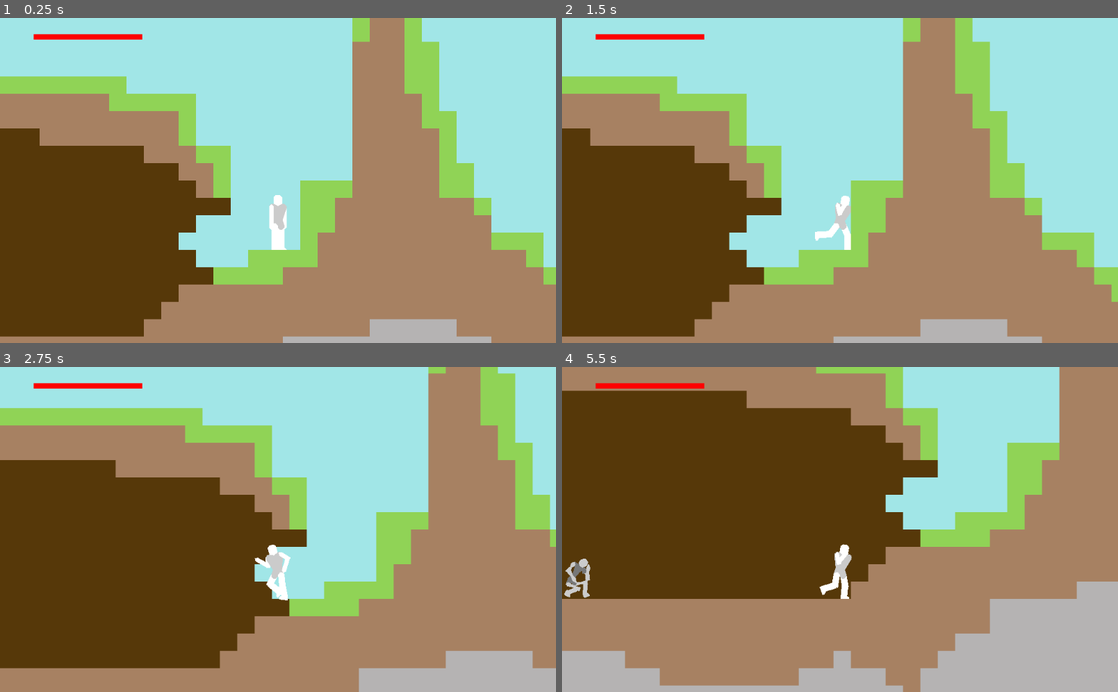
Above: before the commit, frames 1-4 (two rows, left to right).
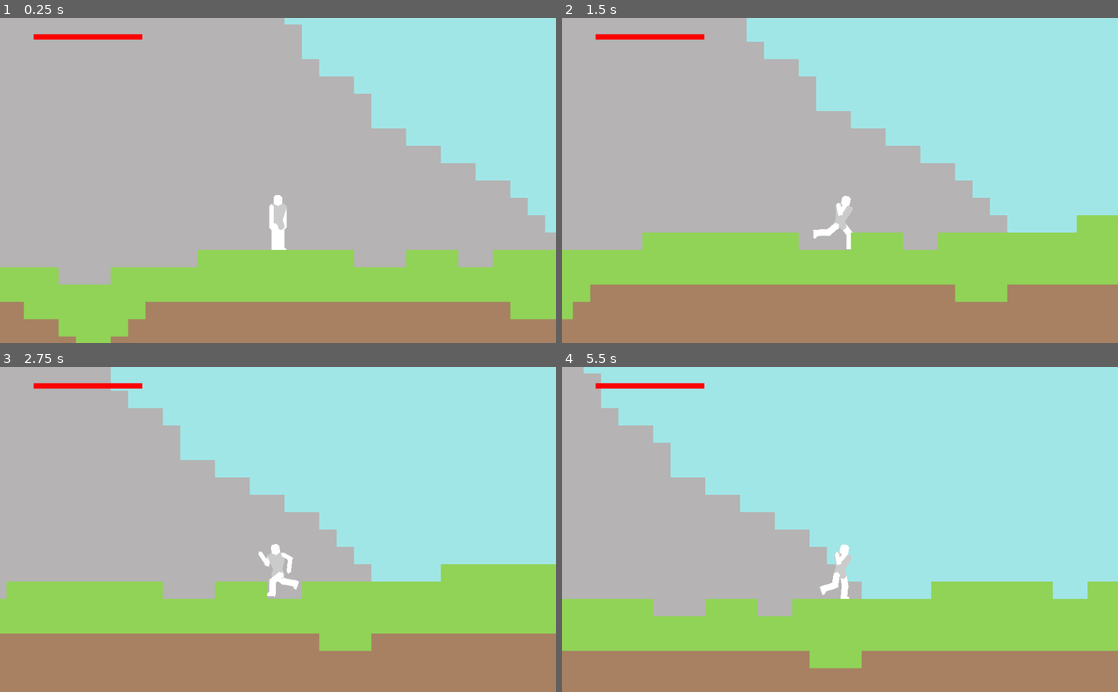
Above: after the commit, the same moments.

Repository: DarknessCatt/Lost-Soul
Game: Godot game, scene res://Maps/Prototype_Mountain/Prototype_Mountain.tscn
Two runs of this game, one before a commit and one after it. Both use one fixed random seed, a clock stepped at 60 frames per second and the inputs below. The project has no main scene, so this scene is started directly.
Inputs:
- Up to frame 1 (0.25 s): no input
- Up to frame 2 (1.5 s): tap Enter at 0.5 s; hold C (hero_attack) 0.53-1.28 s; hold Right (hero_right) from 0.53 s (still down); tap Z (hero_jump) at 0.77 s; tap D (hero_heart) at 1.35 s
- Up to frame 3 (2.75 s): tap Z (hero_jump) at 1.52 s; release Right (hero_right) at 2.03 s; hold Left (hero_left) from 2.03 s (still down); hold C (hero_attack) from 2.03 s (still down)
- Up to frame 4 (5.5 s): release Left (hero_left) at 2.78 s; release C (hero_attack) at 2.78 s; hold Right (hero_right) 2.78-4.28 s; tap D (hero_heart) at 2.85, 4.35 s; tap Z (hero_jump) at 3.02, 3.77, 4.52 s; hold C (hero_attack) 3.53-4.28 s; hold Left (hero_left) 4.28-5.03 s; hold Right (hero_right) from 5.03 s (still down); hold C (hero_attack) from 5.03 s (still down)

The runs differ from the first frame. In frame 1, 78% of the frame differs, in the area x 0-100%, y 0-100%; in frame 2, 66%; in frame 3, 69%; in frame 4, 85%.

Commit message:
Arena And Boss Finished

Diff:
--- a/Lost_Soul/Entities/Arena/Arena.gd
+++ b/Lost_Soul/Entities/Arena/Arena.gd
@@ -24,3 +24,31 @@
 
 func _ready():
 	self.hide()
+
+func _restart():
+	self.hide()
+
+	self.triggered = false
+	$Trigger.call_deferred("set", "monitoring", true)
+
+	$Placeholder_White.set_collision_layer_bit(4, false)
+
+	var player_cam : Camera2D = player.get_node("Camera2D")
+
+	player_cam.show()
+	player_cam.current = true
+	player_cam.position = Vector2(0,-75)
+
+func _ended():
+	self.hide()
+	$Placeholder_White.set_collision_layer_bit(4, false)
+
+	var player_cam : Camera2D = player.get_node("Camera2D")
+
+	player_cam.show()
+	player_cam.current = true
+	player_cam.global_position = $Arena_Camera.global_position
+	$Tween.interpolate_property(player_cam, "position",
+							   player_cam.position, Vector2(0,-75),
+							   0.2, Tween.TRANS_LINEAR, Tween.EASE_OUT)
+	$Tween.start()
--- a/Lost_Soul/Entities/Boss/Boss.tscn
+++ b/Lost_Soul/Entities/Boss/Boss.tscn
@@ -10,187 +10,175 @@
 
 [sub_resource type="Animation" id=1]
 resource_name = "Death"
-length = 0.7
-step = 0.01
+length = 3.0
+step = 0.05
 tracks/0/type = "value"
-tracks/0/path = NodePath("Body/Hip:position")
-tracks/0/interp = 1
+tracks/0/path = NodePath("Body/Hip/Left_Leg/Left_Shin:rotation_degrees")
+tracks/0/interp = 2
 tracks/0/loop_wrap = true
 tracks/0/imported = false
 tracks/0/enabled = true
 tracks/0/keys = {
-"times": PoolRealArray( 0, 0.27 ),
-"transitions": PoolRealArray( 1, 1 ),
-"update": 0,
-"values": [ Vector2( 0, 0 ), Vector2( 32.0658, 26.2843 ) ]
+"times": PoolRealArray( 0, 0.15, 0.45, 0.6, 0.85, 1.05, 1.2, 1.55, 2.2, 3 ),
+"transitions": PoolRealArray( 1, 1, 1, 1, 1, 1, 1, 1, 1, 1 ),
+"update": 0,
+"values": [ 68.4647, 88.9674, 61.6096, 24.69, 122.302, 143.909, 85.2239, 136.852, 136.852, 155.003 ]
 }
 tracks/1/type = "value"
-tracks/1/path = NodePath("Body/Hip/Left_Leg/Left_Shin:rotation_degrees")
-tracks/1/interp = 1
+tracks/1/path = NodePath("Body/Hip/Left_Leg:rotation_degrees")
+tracks/1/interp = 2
 tracks/1/loop_wrap = true
 tracks/1/imported = false
 tracks/1/enabled = true
 tracks/1/keys = {
-"times": PoolRealArray( 0, 0.17, 0.27 ),
-"transitions": PoolRealArray( 1, 1, 1 ),
-"update": 0,
-"values": [ 68.4647, 47.1398, 78.3415 ]
+"times": PoolRealArray( 0, 0.15, 0.45, 0.6, 0.85, 1.05, 1.2, 1.55, 2.2, 3 ),
+"transitions": PoolRealArray( 1, 1, 1, 1, 1, 1, 1, 1, 1, 1 ),
+"update": 0,
+"values": [ -7.38684, 18.1291, -14.4128, 22.2341, 38.9216, -34.3357, -37.7612, -61.0389, -61.0389, -85.2995 ]
 }
 tracks/2/type = "value"
-tracks/2/path = NodePath("Body/Hip/Left_Leg:rotation_degrees")
-tracks/2/interp = 1
+tracks/2/path = NodePath("Body/Hip/Left_Leg/Left_Shin/Left_Foot:rotation_degrees")
+tracks/2/interp = 2
 tracks/2/loop_wrap = true
 tracks/2/imported = false
 tracks/2/enabled = true
 tracks/2/keys = {
-"times": PoolRealArray( 0, 0.17, 0.27 ),
-"transitions": PoolRealArray( 1, 1, 1 ),
-"update": 0,
-"values": [ -7.38684, 1.0217, -29.3555 ]
+"times": PoolRealArray( -0.15, 0, 0.15, 0.45, 0.85, 1.05, 1.2, 1.55, 2.2, 3 ),
+"transitions": PoolRealArray( 1, 1, 1, 1, 1, 1, 1, 1, 1, 1 ),
+"update": 0,
+"values": [ -20.978, -41.5574, -41.5574, -20.978, -20.978, -54.2716, -18.131, -20.978, -20.978, 36.131 ]
 }
 tracks/3/type = "value"
-tracks/3/path = NodePath("Body/Hip/Left_Leg/Left_Shin/Left_Foot:rotation_degrees")
-tracks/3/interp = 1
+tracks/3/path = NodePath("Body/Hip/Torso/Head:rotation_degrees")
+tracks/3/interp = 2
 tracks/3/loop_wrap = true
 tracks/3/imported = false
 tracks/3/enabled = true
 tracks/3/keys = {
-"times": PoolRealArray( 0, 0.17, 0.27 ),
-"transitions": PoolRealArray( 1, 1, 1 ),
-"update": 0,
-"values": [ -41.5574, 28.5149, 28.5149 ]
+"times": PoolRealArray( 0, 0.2, 0.45, 0.6, 0.8, 1, 1.2, 1.7, 2.2, 3 ),
+"transitions": PoolRealArray( 1, 1, 1, 1, 1, 1, 1, 1, 1, 1 ),
+"update": 0,
+"values": [ -31.4266, -18.2865, -17.666, -20.3929, 29.4804, -9.62959, -3.98098, 18.6134, 18.6134, 50.9248 ]
 }
 tracks/4/type = "value"
-tracks/4/path = NodePath("Body/Hip/Torso/Head:rotation_degrees")
-tracks/4/interp = 1
+tracks/4/path = NodePath("Body/Hip/Torso/Left_Arm:rotation_degrees")
+tracks/4/interp = 2
 tracks/4/loop_wrap = true
 tracks/4/imported = false
 tracks/4/enabled = true
 tracks/4/keys = {
-"times": PoolRealArray( 0, 0.17, 0.27, 0.44, 0.6 ),
-"transitions": PoolRealArray( 1, 1, 1, 1, 1 ),
-"update": 0,
-"values": [ -31.4266, 24.712, 24.712, 10.7717, -31.0494 ]
+"times": PoolRealArray( 0, 0.25, 0.45, 0.6, 0.8, 1, 1.2, 1.7, 2.2, 3 ),
+"transitions": PoolRealArray( 1, 1, 1, 1, 1, 1, 1, 1, 1, 1 ),
+"update": 0,
+"values": [ 47.1608, 59.9999, 56.8915, 58.1499, 1.07612, 65.537, 98.6832, -8.82751, -8.82751, -27.8765 ]
 }
 tracks/5/type = "value"
-tracks/5/path = NodePath("Body/Hip/Torso/Left_Arm:rotation_degrees")
-tracks/5/interp = 1
+tracks/5/path = NodePath("Body/Hip/Torso/Right_Arm:rotation_degrees")
+tracks/5/interp = 2
 tracks/5/loop_wrap = true
 tracks/5/imported = false
 tracks/5/enabled = true
 tracks/5/keys = {
-"times": PoolRealArray( 0, 0.17, 0.27, 0.44, 0.6 ),
-"transitions": PoolRealArray( 1, 1, 1, 1, 1 ),
-"update": 0,
-"values": [ 47.1608, 0.907479, -58.4415, -68.1749, -124.629 ]
+"times": PoolRealArray( 0, 0.15, 0.45, 0.6, 0.8, 0.95, 1.2, 1.7, 2.2, 3 ),
+"transitions": PoolRealArray( 1, 1, 1, 1, 1, 1, 1, 1, 1, 1 ),
+"update": 0,
+"values": [ 6.18434, -21.6321, -7.55309, -73.3562, 0.257197, -58.0577, -119.795, -39.0777, -39.0777, -0.271934 ]
 }
 tracks/6/type = "value"
-tracks/6/path = NodePath("Body/Hip/Torso/Right_Arm:rotation_degrees")
-tracks/6/interp = 1
+tracks/6/path = NodePath("Body/Hip/Right_Leg:rotation_degrees")
+tracks/6/interp = 2
 tracks/6/loop_wrap = true
 tracks/6/imported = false
 tracks/6/enabled = true
 tracks/6/keys = {
-"times": PoolRealArray( 0, 0.17, 0.27, 0.44, 0.6 ),
-"transitions": PoolRealArray( 1, 1, 1, 1, 1 ),
-"update": 0,
-"values": [ 6.18434, -78.3045, -166.443, -161.258, -131.186 ]
+"times": PoolRealArray( 0, 0.25, 0.4, 0.7, 0.8, 0.95, 1.2, 1.6, 2.2, 3 ),
+"transitions": PoolRealArray( 1, 1, 1, 1, 1, 1, 1, 1, 1, 1 ),
+"update": 0,
+"values": [ -39.9544, -46.8685, -48.4728, -77.2142, -76.0479, -59.3853, -108.033, -69.0497, -69.0497, -86.0176 ]
 }
 tracks/7/type = "value"
-tracks/7/path = NodePath("Body/Hip/Right_Leg:rotation_degrees")
-tracks/7/interp = 1
+tracks/7/path = NodePath("Body/Hip/Right_Leg/Right_Shin:rotation_degrees")
+tracks/7/interp = 2
 tracks/7/loop_wrap = true
 tracks/7/imported = false
 tracks/7/enabled = true
 tracks/7/keys = {
-"times": PoolRealArray( 0, 0.17, 0.27 ),
-"transitions": PoolRealArray( 1, 1, 1 ),
-"update": 0,
-"values": [ -39.9544, -45.0252, -97.4106 ]
+"times": PoolRealArray( 0, 0.25, 0.4, 0.7, 0.8, 0.95, 1.2, 1.6, 2.2, 3 ),
+"transitions": PoolRealArray( 1, 1, 1, 1, 1, 1, 1, 1, 1, 1 ),
+"update": 0,
+"values": [ 70.8412, 84.663, 84.4396, 46.2404, 135.475, 67.8996, 106.611, 125.743, 125.743, 146.785 ]
 }
 tracks/8/type = "value"
-tracks/8/path = NodePath("Body/Hip/Right_Leg/Right_Shin:rotation_degrees")
-tracks/8/interp = 1
+tracks/8/path = NodePath("Body/Hip/Right_Leg/Right_Shin/Right_Foot:rotation_degrees")
+tracks/8/interp = 2
 tracks/8/loop_wrap = true
 tracks/8/imported = false
 tracks/8/enabled = true
 tracks/8/keys = {
-"times": PoolRealArray( 0, 0.17, 0.27 ),
-"transitions": PoolRealArray( 1, 1, 1 ),
-"update": 0,
-"values": [ 70.8412, 102.507, 142.148 ]
+"times": PoolRealArray( 0, 0.25, 0.4, 0.7, 0.8, 0.95, 1.2, 1.6, 2.2, 3 ),
+"transitions": PoolRealArray( 1, 1, 1, 1, 1, 1, 1, 1, 1, 1 ),
+"update": 0,
+"values": [ 27.1392, 27.1392, 2.99048, 2.99048, 2.99048, -46.1976, -21.928, 2.99048, 2.99048, 50.0214 ]
 }
 tracks/9/type = "value"
-tracks/9/path = NodePath("Body/Hip/Right_Leg/Right_Shin/Right_Foot:rotation_degrees")
-tracks/9/interp = 1
+tracks/9/path = NodePath("Body/Hip:rotation_degrees")
+tracks/9/interp = 2
 tracks/9/loop_wrap = true
 tracks/9/imported = false
 tracks/9/enabled = true
 tracks/9/keys = {
-"times": PoolRealArray( 0, 0.17, 0.27 ),
-"transitions": PoolRealArray( 1, 1, 1 ),
-"update": 0,
-"values": [ 27.1392, 82.9663, 82.9663 ]
+"times": PoolRealArray( 0, 0.2, 0.45, 0.6, 0.85, 1.05, 1.2, 1.75, 2.2, 3 ),
+"transitions": PoolRealArray( 1, 1, 1, 1, 1, 1, 1, 1, 1, 1 ),
+"update": 0,
+"values": [ -17.5311, -17.5311, -3.05416, -6.53765, -10.3128, 4.62965, 22.7376, -30.9221, -30.9221, -47.9665 ]
 }
 tracks/10/type = "value"
-tracks/10/path = NodePath("Body/Hip:rotation_degrees")
-tracks/10/interp = 1
+tracks/10/path = NodePath("Body/Hip/Torso:rotation_degrees")
+tracks/10/interp = 2
 tracks/10/loop_wrap = true
 tracks/10/imported = false
 tracks/10/enabled = true
 tracks/10/keys = {
-"times": PoolRealArray( 0, 0.17, 0.27, 0.44, 0.6 ),
-"transitions": PoolRealArray( 1, 1, 1, 1, 1 ),
-"update": 0,
-"values": [ -17.5311, 24.1303, 42.8486, 42.8486, 42.8486 ]
+"times": PoolRealArray( 0, 0.3, 0.4, 0.55, 0.8, 1.05, 1.2, 1.65, 2.2, 3 ),
+"transitions": PoolRealArray( 1, 1, 1, 1, 1, 1, 1, 1, 1, 1 ),
+"update": 0,
+"values": [ -3.36436, 12.1631, 24.9506, 1.35435, 8.95814, -8.29953, -19.3421, 54.5809, 54.5809, 71.8069 ]
 }
 tracks/11/type = "value"
-tracks/11/path = NodePath("Body/Hip/Torso:rotation_degrees")
-tracks/11/interp = 1
+tracks/11/path = NodePath("Body/Hip/Torso/Left_Arm/Left_Hand:rotation_degrees")
+tracks/11/interp = 2
 tracks/11/loop_wrap = true
 tracks/11/imported = false
 tracks/11/enabled = true
 tracks/11/keys = {
-"times": PoolRealArray( 0, 0.17, 0.27, 0.33, 0.44, 0.6 ),
-"transitions": PoolRealArray( 1, 1, 1, 1, 1, 1 ),
-"update": 0,
-"values": [ -3.36436, 55.4097, 62.7797, 58.5862, 56.2565, 46.0057 ]
+"times": PoolRealArray( 0, 0.15, 0.4, 0.55, 0.8, 1.05, 1.2, 1.65, 2.2, 3 ),
+"transitions": PoolRealArray( 1, 1, 1, 1, 1, 1, 1, 1, 1, 1 ),
+"update": 0,
+"values": [ -79.9006, -98.5449, -105.358, -78.7299, -123.831, -25.0277, -104.351, -125.9, -125.9, -116.165 ]
 }
 tracks/12/type = "value"
-tracks/12/path = NodePath("Body/Hip/Torso/Left_Arm/Left_Hand:rotation_degrees")
-tracks/12/interp = 1
+tracks/12/path = NodePath("Body/Hip/Torso/Right_Arm/Right_Hand:rotation_degrees")
+tracks/12/interp = 2
 tracks/12/loop_wrap = true
 tracks/12/imported = false
 tracks/12/enabled = true
 tracks/12/keys = {
-"times": PoolRealArray( 0, 0.17, 0.27, 0.33, 0.44, 0.6 ),
-"transitions": PoolRealArray( 1, 1, 1, 1, 1, 1 ),
-"update": 0,
-"values": [ -79.9006, -79.9006, -60.9313, -60.9313, -60.9313, -60.9313 ]
+"times": PoolRealArray( 0, 0.25, 0.4, 0.55, 0.8, 1, 1.2, 1.65, 2.2, 3 ),
+"transitions": PoolRealArray( 1, 1, 1, 1, 1, 1, 1, 1, 1, 1 ),
+"update": 0,
+"values": [ -46.7335, -69.0174, -71.6442, -81.9565, -46.3478, -26.9089, -97.7867, -154.142, -154.142, -168.435 ]
 }
 tracks/13/type = "value"
-tracks/13/path = NodePath("Body/Hip/Torso/Right_Arm/Right_Hand:rotation_degrees")
-tracks/13/interp = 1
+tracks/13/path = NodePath("Body:modulate")
+tracks/13/interp = 2
 tracks/13/loop_wrap = true
 tracks/13/imported = false
 tracks/13/enabled = true
 tracks/13/keys = {
-"times": PoolRealArray( 0, 0.17, 0.27, 0.33, 0.44, 0.6 ),
-"transitions": PoolRealArray( 1, 1, 1, 1, 1, 1 ),
-"update": 0,
-"values": [ -46.7335, -67.3124, -24.6142, -29.8796, -32.2197, -45.6756 ]
-}
-tracks/14/type = "value"
-tracks/14/path = NodePath("Body:modulate")
-tracks/14/interp = 1
-tracks/14/loop_wrap = true
-tracks/14/imported = false
-tracks/14/enabled = true
-tracks/14/keys = {
-"times": PoolRealArray( 0, 0.44, 0.6, 0.7 ),
-"transitions": PoolRealArray( 1, 1, 1, 1 ),
-"update": 0,
-"values": [ Color( 1, 1, 1, 1 ), Color( 1, 1, 1, 0.572549 ), Color( 1, 1, 1, 0.396078 ), Color( 1, 1, 1, 0 ) ]
+"times": PoolRealArray( 0, 2.2, 3 ),
+"transitions": PoolRealArray( 1, 1, 1 ),
+"update": 0,
+"values": [ Color( 1, 1, 1, 1 ), Color( 1, 1, 1, 0.572549 ), Color( 1, 1, 1, 0 ) ]
 }
 
 [sub_resource type="Animation" id=2]
@@ -2478,7 +2466,7 @@
 
 [node name="Attack_Timer" type="Timer" parent="States/OnCombat"]
 process_mode = 0
-wait_time = 0.5
+wait_time = 0.3
 one_shot = true
 
 [node name="Attack" type="Node" parent="States"]
@@ -2511,7 +2499,7 @@
 position = Vector2( 33.9498, -11.1469 )
 Body = NodePath("../../..")
 Id = 2
-Damage = 5
+Damage = 7
 Force = 2000
 Direction = Vector2( 1, -0.1 )
 
@@ -2526,7 +2514,7 @@
 position = Vector2( 33.9498, -11.1469 )
 Body = NodePath("../../..")
 Id = 2
-Damage = 7
+Damage = 12
 Force = 2000
 Direction = Vector2( 0.1, -1 )
 
--- a/Lost_Soul/Entities/Boss/FSM/OnCombat.gd
+++ b/Lost_Soul/Entities/Boss/FSM/OnCombat.gd
@@ -43,7 +43,7 @@
 	if sign(player_dist) != sign(Enemy.body.scale.x):
 		Enemy.body.scale.x *= -1
 
-	$Attack_Timer.wait_time = 0.5 + rand_range(-0.3, +0.3)
+	$Attack_Timer.wait_time = 0.3 + rand_range(-0.2, +0.2)
 	$Attack_Timer.start()
 
 func exit(_Enemy : KinematicBody2D) -> void:
--- a/Lost_Soul/Maps/Prototype_Mountain/Prototype_Mountain.gd
+++ b/Lost_Soul/Maps/Prototype_Mountain/Prototype_Mountain.gd
@@ -16,3 +16,4 @@
 	respawn_point = checkpoint.global_position
 	for enemy in $Enemies.get_children():
 		enemy._respawn()
+	$Hazards/Arena._restart()
--- a/Lost_Soul/Maps/Prototype_Mountain/Prototype_Mountain.tscn
+++ b/Lost_Soul/Maps/Prototype_Mountain/Prototype_Mountain.tscn
@@ -57,7 +57,7 @@
 position = Vector2( -3400, 60 )
 
 [node name="Hero" parent="." instance=ExtResource( 1 )]
-position = Vector2( 5143.04, 742.112 )
+position = Vector2( 1588.31, 742.112 )
 
 [node name="Camera2D" type="Camera2D" parent="Hero"]
 position = Vector2( 0, -75 )
@@ -88,7 +88,7 @@
 [node name="Enemy5" parent="Enemies" instance=ExtResource( 9 )]
 position = Vector2( 4390.6, 902.112 )
 
-[node name="Enemy6" parent="Enemies" instance=ExtResource( 11 )]
+[node name="Boss" parent="Enemies" instance=ExtResource( 11 )]
 position = Vector2( 3983.25, 411.811 )
 
 [node name="Mountain_FG" parent="." instance=ExtResource( 3 )]
@@ -113,8 +113,9 @@
 [connection signal="timeout" from="respawn_timer" to="." method="respawn"]
 [connection signal="checkpoint_reached" from="Props/Checkpoint" to="." method="_on_Checkpoint_checkpoint_reached"]
 [connection signal="dead" from="Hero" to="." method="_hero_died"]
+[connection signal="alert" from="Enemies/Enemy2" to="Enemies/Enemy3" method="_on_Player_Detected"]
+[connection signal="alert" from="Enemies/Enemy2" to="Enemies/Enemy4" method="_on_Player_Detected"]
 [connection signal="alert" from="Enemies/Enemy2" to="Enemies/Enemy5" method="_on_Player_Detected"]
-[connection signal="alert" from="Enemies/Enemy2" to="Enemies/Enemy4" method="_on_Player_Detected"]
-[connection signal="alert" from="Enemies/Enemy2" to="Enemies/Enemy3" method="_on_Player_Detected"]
+[connection signal="dead" from="Enemies/Boss" to="Hazards/Arena" method="_ended"]
 
 [editable path="Hazards/Arena"]
